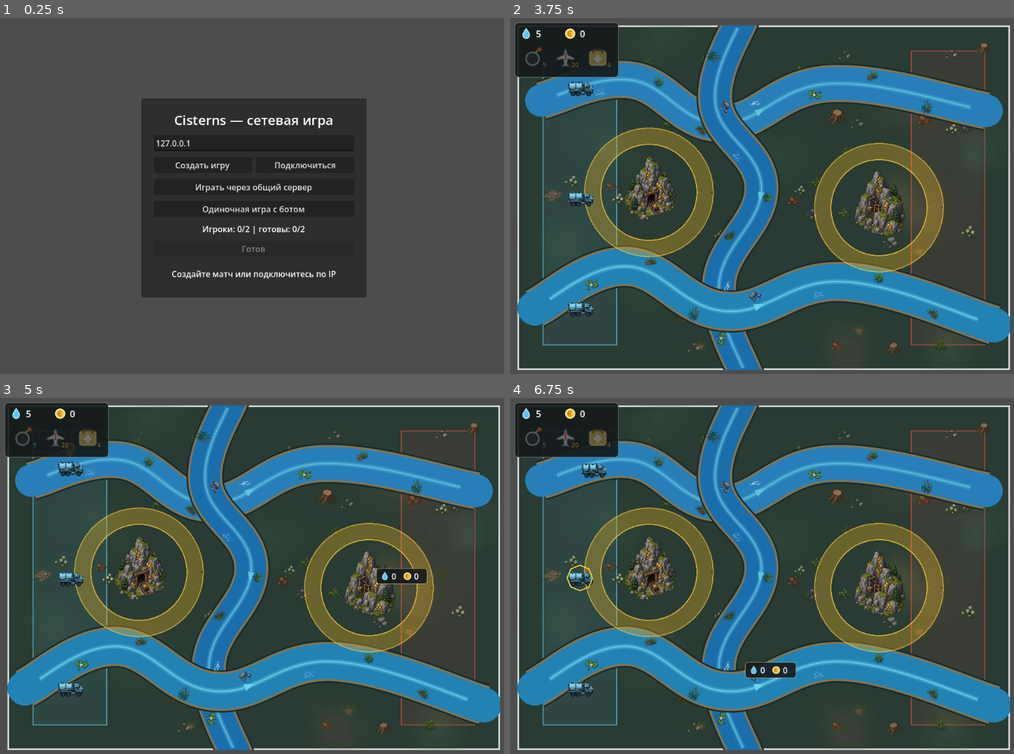
Above: before the commit, frames 1-4 (two rows, left to right).
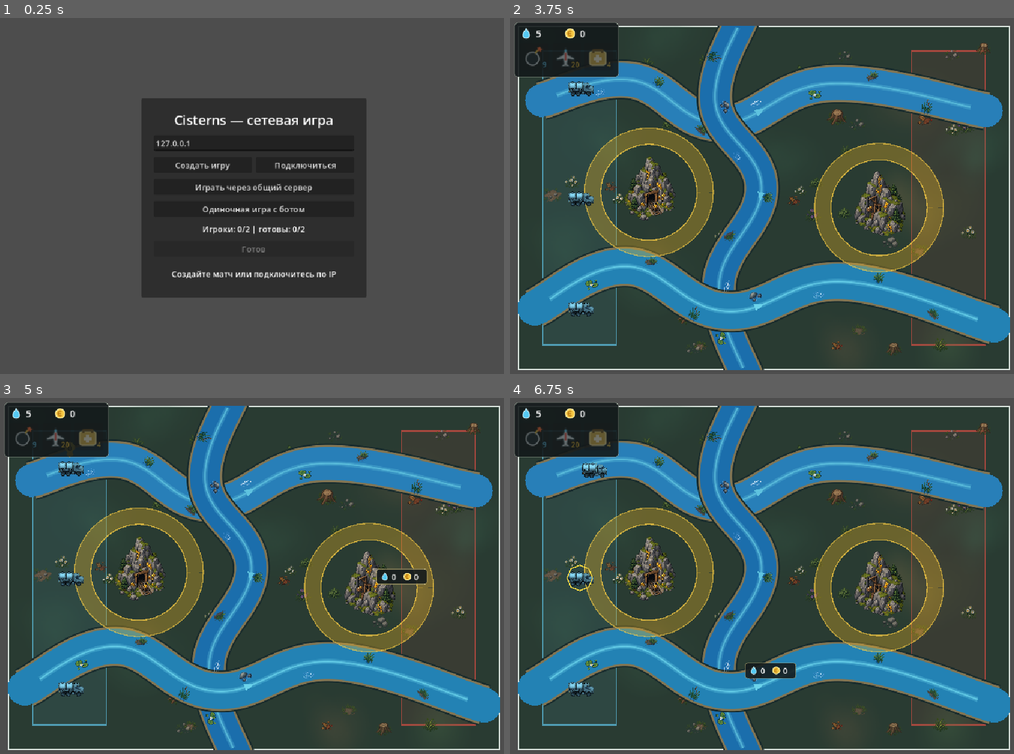
Above: after the commit, the same moments.

Repository: kisorimaD/cisterns
Game: Godot game, scene res://scenes/bootstrap/bootstrap.tscn
Two runs of this game, one before a commit and one after it. Both use one fixed random seed, a clock stepped at 60 frames per second and the inputs below.
Inputs (mouse positions are in pixels of both pictures, inside the frame that each line leads up to):
- Up to frame 1 (0.25 s): no input
- Up to frame 2 (3.75 s): click "Играть через общий сервер" at 0.5 s; click "Играть через общий сервер" at 1.25 s; click "Создать игру" at 2 s; click "Подключиться" at 2.75 s; click "Одиночная игра с ботом" at 3.5 s
- Up to frame 3 (5 s): tap Enter at 4.25, 4.35 s; move the mouse to (367, 558) at 4.27 s; click (367, 558) at 4.42 s
- Up to frame 4 (6.75 s): tap Space at 5 s; move the mouse to (661, 597) at 5.02 s; tap Keypad Enter at 5.1 s; click (661, 597) at 5.17 s; tap Enter at 5.75 s; move the mouse to (817, 494) at 5.77 s; tap 1 at 5.85 s; click (817, 494) at 5.92 s; move the mouse to (736, 654) at 6.52 s; tap 2 at 6.6 s; click (736, 654) at 6.67 s

The runs differ from the first frame. In frame 1, 1.3% of the frame differs, in the area x 31-67%, y 27-74%; in frame 2, 4.5%; in frame 3, 4.6%; in frame 4, 4.7%, in the area x 0-100%, y 1-99%.

Commit message:
Release version 0.2.0

Diff:
--- a/project.godot
+++ b/project.godot
@@ -15,6 +15,7 @@
 [application]
 
 config/name="Cisterns"
+config/version="0.2.0"
 run/main_scene="res://scenes/bootstrap/bootstrap.tscn"
 config/features=PackedStringArray("4.7", "GL Compatibility")
 config/icon="res://icon.svg"
@@ -27,8 +28,10 @@
 
 window/size/viewport_width=1024
 window/size/viewport_height=736
-window/size/window_width_override=1024
-window/size/window_height_override=736
+window/size/mode=3
+window/size/window_width_override=2048
+window/size/window_height_override=1472
+window/stretch/mode="canvas_items"
 
 [editor_plugins]
 
--- a/scenes/game/game.tscn
+++ b/scenes/game/game.tscn
@@ -77,6 +77,7 @@
 [connection signal="tick_advanced" from="Simulation/ClientMatchState" to="World/WorldPresenter" method="on_tick_advanced"]
 [connection signal="tick_advanced" from="Simulation/ClientMatchState" to="UI/HUD" method="on_tick_advanced"]
 [connection signal="unit_gathering_changed" from="Simulation/ClientMatchState" to="World/WorldPresenter" method="on_unit_gathering_changed"]
+[connection signal="unit_destroyed" from="Simulation/ClientMatchState" to="World/WorldPresenter" method="on_unit_destroyed"]
 [connection signal="unit_moved" from="Simulation/ClientMatchState" to="World/WorldPresenter" method="on_unit_moved"]
 [connection signal="unit_removed" from="Simulation/ClientMatchState" to="World/WorldPresenter" method="on_unit_removed"]
 [connection signal="unit_removed" from="Simulation/ClientMatchState" to="Controllers/HumanController" method="on_unit_removed"]
--- a/scripts/network/client_match_state.gd
+++ b/scripts/network/client_match_state.gd
@@ -5,6 +5,7 @@
 signal unit_spawned(unit_id: int, owner_id: int, position: Vector2)
 signal unit_moved(unit_id: int, from: Vector2, to: Vector2, duration_seconds: float)
 signal unit_removed(unit_id: int)
+signal unit_destroyed(unit_id: int, owner_id: int, position: Vector2)
 signal unit_gathering_changed(unit_id: int, resource_type: int)
 signal resources_changed(player_id: int, water: int, gold: int)
 signal strike_scheduled(strike_id: int)
@@ -30,6 +31,7 @@
 var match_finished := false
 var winner_player_id := -1
 var metrics: Dictionary = {}
+var _destroyed_unit_ids: Dictionary[int, bool] = {}
 
 @onready var _network_session: NetworkSessionService = get_node("/root/NetworkSession")
 
@@ -103,6 +105,14 @@
 	return units.get(unit_id, {}).get("upstream_count", -1)
 
 
+func is_unit_detected(unit_id: int) -> bool:
+	return units.get(unit_id, {}).get("detected_by_enemy", false)
+
+
+func is_unit_threatened_by_airstrike(unit_id: int) -> bool:
+	return units.get(unit_id, {}).get("airstrike_threatened", false)
+
+
 func get_strike(strike_id: int) -> Dictionary:
 	return strikes.get(strike_id, {})
 
@@ -126,6 +136,24 @@
 	)
 
 
+func apply_unit_destroyed(record: Dictionary) -> void:
+	if record.get("match_id", -1) != _network_session.current_match_id:
+		return
+	var unit_id: int = record.get("id", -1)
+	if unit_id < 0 or _destroyed_unit_ids.has(unit_id):
+		return
+	_destroyed_unit_ids[unit_id] = true
+	var was_present := units.has(unit_id)
+	units.erase(unit_id)
+	unit_destroyed.emit(
+		unit_id,
+		record.get("owner_id", -1),
+		record.get("position", Vector2.ZERO)
+	)
+	if was_present:
+		unit_removed.emit(unit_id)
+
+
 func _apply_units(records: Array) -> void:
 	var next_units: Dictionary[int, Dictionary] = {}
 	for value: Variant in records:
@@ -133,7 +161,7 @@
 			continue
 		var record: Dictionary = value
 		var unit_id: int = record.get("id", -1)
-		if unit_id < 0:
+		if unit_id < 0 or _destroyed_unit_ids.has(unit_id):
 			continue
 		next_units[unit_id] = record.duplicate(true)
 		if not units.has(unit_id):
--- a/scripts/network/network_match.gd
+++ b/scripts/network/network_match.gd
@@ -20,6 +20,7 @@
 	_game_state.command_rejected.connect(_on_server_command_rejected)
 	_game_state.match_ended.connect(_on_server_match_ended)
 	_game_state.strike_detonated.connect(_on_server_strike_detonated)
+	_game_state.unit_destroyed.connect(_on_server_unit_destroyed)
 	_network_session.peer_left.connect(_on_peer_left)
 	if _network_session.is_solo_game():
 		var bot_controller := BotController.new()
@@ -105,6 +106,11 @@
 @rpc("authority", "call_remote", "reliable", 1)
 func receive_strike_impact(record: Dictionary) -> void:
 	_client_state.apply_strike_impact(record)
+
+
+@rpc("authority", "call_remote", "reliable", 1)
+func receive_unit_destroyed(record: Dictionary) -> void:
+	_client_state.apply_unit_destroyed(record)
 
 
 func _receive_command(peer_id: int, payload: Dictionary, solo_player_id: int = -1) -> void:
@@ -233,6 +239,23 @@
 			receive_strike_impact.rpc_id(peer_id, record)
 
 
+func _on_server_unit_destroyed(unit_id: int, position: Vector2) -> void:
+	if not multiplayer.is_server():
+		return
+	var unit: UnitState = _game_state.units.get(unit_id)
+	var record := {
+		"match_id": _network_session.current_match_id,
+		"id": unit_id,
+		"owner_id": unit.owner_id if unit != null else -1,
+		"position": position,
+	}
+	for peer_id: int in _network_session.connected_peer_ids():
+		if peer_id == 1:
+			_client_state.apply_unit_destroyed(record)
+		else:
+			receive_unit_destroyed.rpc_id(peer_id, record)
+
+
 func _on_peer_left(peer_id: int) -> void:
 	if multiplayer.is_server() and _game_state.simulation_running:
 		var remaining_player_id := -1
--- a/scripts/network/network_protocol.gd
+++ b/scripts/network/network_protocol.gd
@@ -1,7 +1,7 @@
 class_name NetworkProtocol
 extends RefCounted
 
-const VERSION := 2
+const VERSION := 3
 const MAXIMUM_COMMAND_TARGETS := 8
 
 
--- a/scripts/network/state_projector.gd
+++ b/scripts/network/state_projector.gd
@@ -29,6 +29,8 @@
 			"water_income": income.water_income if unit.owner_id == player_id else 0,
 			"gold_income": income.gold_income if unit.owner_id == player_id else 0,
 			"upstream_count": upstream_count,
+			"detected_by_enemy": game_state.is_unit_detected_by_enemy(unit.id),
+			"airstrike_threatened": game_state.is_unit_threatened_by_airstrike(unit.id),
 		})
 
 	var strike_records: Array[Dictionary] = []
--- /dev/null
+++ b/scripts/presentation/explosion_view.gd
@@ -0,0 +1,54 @@
+class_name ExplosionView
+extends Node2D
+
+const DURATION := 0.8
+const PIXEL := 4.0
+const DIRECTIONS: Array[Vector2] = [
+	Vector2(1, 0),
+	Vector2(0.707, 0.707),
+	Vector2(0, 1),
+	Vector2(-0.707, 0.707),
+	Vector2(-1, 0),
+	Vector2(-0.707, -0.707),
+	Vector2(0, -1),
+	Vector2(0.707, -0.707),
+]
+
+var _elapsed := 0.0
+
+
+func _ready() -> void:
+	z_index = 40
+	queue_redraw()
+
+
+func _process(delta: float) -> void:
+	_elapsed += delta
+	if _elapsed >= DURATION:
+		queue_free()
+		return
+	queue_redraw()
+
+
+func _draw() -> void:
+	var progress: float = clampf(_elapsed / DURATION, 0.0, 1.0)
+	var burst_progress: float = minf(progress / 0.58, 1.0)
+	var fade: float = 1.0 - smoothstep(0.55, 1.0, progress)
+	var core_size: float = roundf(lerpf(9.0, 3.0, progress)) * PIXEL
+	_draw_pixel_square(Vector2.ZERO, core_size, Color(1.0, 0.93, 0.48, fade))
+	_draw_pixel_square(Vector2(-8, -8), core_size * 0.62, Color(1.0, 0.35, 0.05, fade))
+	_draw_pixel_square(Vector2(9, 7), core_size * 0.55, Color(1.0, 0.58, 0.08, fade))
+	for index: int in DIRECTIONS.size():
+		var direction: Vector2 = DIRECTIONS[index]
+		var distance: float = roundf(lerpf(8.0, 42.0 + float(index % 3) * 4.0, burst_progress))
+		var spark_size: float = PIXEL * (2.0 if index % 2 == 0 else 1.0)
+		var spark_color := Color(1.0, 0.72, 0.12, fade)
+		if progress > 0.55:
+			spark_color = Color(0.22, 0.18, 0.15, fade * 0.8)
+		_draw_pixel_square(direction * distance, spark_size, spark_color)
+
+
+func _draw_pixel_square(center: Vector2, size: float, color: Color) -> void:
+	var snapped_center := Vector2(roundf(center.x / PIXEL), roundf(center.y / PIXEL)) * PIXEL
+	var snapped_size: float = maxf(PIXEL, roundf(size / PIXEL) * PIXEL)
+	draw_rect(Rect2(snapped_center - Vector2.ONE * snapped_size * 0.5, Vector2.ONE * snapped_size), color)
--- a/scripts/presentation/hud.gd
+++ b/scripts/presentation/hud.gd
@@ -16,11 +16,17 @@
 @onready var _repair_price: Label = %RepairPrice
 @onready var _status_label: Label = %StatusLabel
 @onready var _network_session: NetworkSessionService = get_node("/root/NetworkSession")
+@onready var _network_match: NetworkMatch = %NetworkMatch
 
 var _perspective_player_id := -1
+var _match_overlay: ColorRect
+var _result_title: Label
+var _result_detail: Label
+var _repeat_button: Button
 
 
 func _ready() -> void:
+	_create_match_result_overlay()
 	_perspective_player_id = _network_session.local_player_id
 	_bomb_button.pressed.connect(bomb_requested.emit)
 	_missile_button.pressed.connect(missile_requested.emit)
@@ -153,20 +159,99 @@
 func _refresh_match_result() -> void:
 	if not _client_state.match_finished:
 		return
+	if _match_overlay.visible:
+		return
 	var metrics: Dictionary = _client_state.get_match_metrics()
 	var result_text: String
 	if _client_state.winner_player_id == -1:
-		result_text = "Ничья"
+		result_text = "НИЧЬЯ"
 	elif _client_state.winner_player_id == _perspective_player_id:
-		result_text = "Победа!"
+		result_text = "ПОБЕДА"
 	else:
-		result_text = "Поражение"
-	_show_status("%s · %.1f с · Enter — реванш · Esc — меню" % [
-		result_text,
-		metrics.get("elapsed_seconds", 0.0),
-	])
+		result_text = "ПОРАЖЕНИЕ"
+	_result_title.text = result_text
+	_result_detail.text = "Матч длился %.1f с" % metrics.get("elapsed_seconds", 0.0)
+	_repeat_button.disabled = false
+	_match_overlay.visible = true
+	_show_status("")
 
 
 func _show_status(message: String) -> void:
 	_status_label.text = message
 	_status_label.visible = not message.is_empty()
+
+
+func _create_match_result_overlay() -> void:
+	_match_overlay = ColorRect.new()
+	_match_overlay.name = "MatchResultOverlay"
+	_match_overlay.set_anchors_and_offsets_preset(Control.PRESET_FULL_RECT)
+	_match_overlay.color = Color(0.015, 0.025, 0.03, 0.62)
+	_match_overlay.mouse_filter = Control.MOUSE_FILTER_STOP
+	_match_overlay.visible = false
+	get_parent().add_child.call_deferred(_match_overlay)
+
+	var center := CenterContainer.new()
+	center.set_anchors_and_offsets_preset(Control.PRESET_FULL_RECT)
+	_match_overlay.add_child(center)
+
+	var panel := PanelContainer.new()
+	panel.custom_minimum_size = Vector2(430.0, 220.0)
+	var panel_style := StyleBoxFlat.new()
+	panel_style.bg_color = Color(0.055, 0.075, 0.08, 0.94)
+	panel_style.border_color = Color(0.76, 0.69, 0.37, 0.9)
+	panel_style.set_border_width_all(2)
+	panel_style.set_corner_radius_all(10)
+	panel.add_theme_stylebox_override("panel", panel_style)
+	center.add_child(panel)
+
+	var margin := MarginContainer.new()
+	margin.add_theme_constant_override("margin_left", 30)
+	margin.add_theme_constant_override("margin_top", 24)
+	margin.add_theme_constant_override("margin_right", 30)
+	margin.add_theme_constant_override("margin_bottom", 24)
+	panel.add_child(margin)
+
+	var content := VBoxContainer.new()
+	content.add_theme_constant_override("separation", 15)
+	margin.add_child(content)
+
+	_result_title = Label.new()
+	_result_title.horizontal_alignment = HORIZONTAL_ALIGNMENT_CENTER
+	_result_title.add_theme_font_size_override("font_size", 32)
+	_result_title.add_theme_color_override("font_color", Color("#f5d86b"))
+	content.add_child(_result_title)
+
+	_result_detail = Label.new()
+	_result_detail.horizontal_alignment = HORIZONTAL_ALIGNMENT_CENTER
+	_result_detail.add_theme_font_size_override("font_size", 16)
+	_result_detail.add_theme_color_override("font_color", Color("#d8ddd7"))
+	content.add_child(_result_detail)
+
+	var buttons := HBoxContainer.new()
+	buttons.alignment = BoxContainer.ALIGNMENT_CENTER
+	buttons.add_theme_constant_override("separation", 12)
+	content.add_child(buttons)
+
+	_repeat_button = Button.new()
+	_repeat_button.text = "Повторить"
+	_repeat_button.custom_minimum_size = Vector2(150.0, 48.0)
+	_repeat_button.add_theme_font_size_override("font_size", 17)
+	_repeat_button.pressed.connect(_on_repeat_pressed)
+	buttons.add_child(_repeat_button)
+
+	var exit_button := Button.new()
+	exit_button.text = "Выйти из игры"
+	exit_button.custom_minimum_size = Vector2(170.0, 48.0)
+	exit_button.add_theme_font_size_override("font_size", 17)
+	exit_button.pressed.connect(_on_exit_pressed)
+	buttons.add_child(exit_button)
+
+
+func _on_repeat_pressed() -> void:
+	_repeat_button.disabled = true
+	_result_detail.text = "Ожидание второго игрока…"
+	_network_match.request_rematch()
+
+
+func _on_exit_pressed() -> void:
+	get_tree().quit()
--- a/scripts/presentation/unit_view.gd
+++ b/scripts/presentation/unit_view.gd
@@ -11,6 +11,15 @@
 const UPSTREAM_BADGE_COLOR := Color("#f4cf3f")
 const UPSTREAM_TEXT_COLOR := Color("#111111")
 const UPSTREAM_FONT_SIZE := 14
+const DETECTED_BADGE_COLOR := Color("#b9c2c9")
+const THREAT_BADGE_COLOR := Color("#e8453c")
+const BADGE_SYMBOL_COLOR := Color("#17191b")
+
+enum DangerState {
+	NONE,
+	DETECTED,
+	AIRSTRIKE,
+}
 
 @export var unit_id := -1
 @export var map_position := Vector2.ZERO
@@ -26,6 +35,8 @@
 var _upstream_count := 0
 var _upstream_badge_visible := false
 var _facing_angle := 0.0
+var _is_gathering := false
+var _danger_state: DangerState = DangerState.NONE
 
 
 func _ready() -> void:
@@ -58,7 +69,21 @@
 
 
 func set_gathering(is_gathering: bool) -> void:
-	$GatheringIndicator.visible = is_gathering
+	_is_gathering = is_gathering
+	_update_gathering_indicator()
+
+
+func set_danger_state(is_detected: bool, is_airstrike_threatened: bool) -> void:
+	var next_state := DangerState.NONE
+	if is_airstrike_threatened:
+		next_state = DangerState.AIRSTRIKE
+	elif is_detected:
+		next_state = DangerState.DETECTED
+	if _danger_state == next_state:
+		return
+	_danger_state = next_state
+	_update_gathering_indicator()
+	queue_redraw()
 
 
 func set_upstream_count(count: int, is_visible: bool) -> void:
@@ -70,7 +95,11 @@
 
 
 func _draw() -> void:
-	if _upstream_badge_visible:
+	if _danger_state == DangerState.AIRSTRIKE:
+		_draw_airstrike_badge()
+	elif _danger_state == DangerState.DETECTED:
+		_draw_detected_badge()
+	elif _upstream_badge_visible:
 		_draw_upstream_badge()
 
 
@@ -129,5 +158,30 @@
 	)
 
 
+func _draw_detected_badge() -> void:
+	draw_circle(UPSTREAM_BADGE_POSITION, UPSTREAM_BADGE_RADIUS + 1.0, DETECTED_BADGE_COLOR)
+	var center := UPSTREAM_BADGE_POSITION
+	var eye_pixels := PackedVector2Array([
+		Vector2(-6, -2), Vector2(-4, -4), Vector2(-2, -4), Vector2(0, -4),
+		Vector2(2, -4), Vector2(4, -4), Vector2(6, -2), Vector2(-6, 0),
+		Vector2(6, 0), Vector2(-4, 2), Vector2(-2, 4), Vector2(0, 4),
+		Vector2(2, 4), Vector2(4, 2), Vector2(0, -2), Vector2(0, 0),
+		Vector2(0, 2),
+	])
+	for pixel: Vector2 in eye_pixels:
+		draw_rect(Rect2(center + pixel - Vector2.ONE, Vector2(2, 2)), BADGE_SYMBOL_COLOR)
+
+
+func _draw_airstrike_badge() -> void:
+	draw_circle(UPSTREAM_BADGE_POSITION, UPSTREAM_BADGE_RADIUS + 1.0, THREAT_BADGE_COLOR)
+	var center := UPSTREAM_BADGE_POSITION
+	draw_rect(Rect2(center + Vector2(-2, -7), Vector2(4, 9)), BADGE_SYMBOL_COLOR)
+	draw_rect(Rect2(center + Vector2(-2, 5), Vector2(4, 4)), BADGE_SYMBOL_COLOR)
+
+
+func _update_gathering_indicator() -> void:
+	$GatheringIndicator.visible = _is_gathering and _danger_state == DangerState.NONE
+
+
 func _update_world_position() -> void:
 	position = map_position
--- a/scripts/presentation/world_presenter.gd
+++ b/scripts/presentation/world_presenter.gd
@@ -4,6 +4,7 @@
 const STRIKE_VIEW_SCENE := preload("res://scenes/combat/strike_view.tscn")
 const REVEAL_ZONE_VIEW_SCENE := preload("res://scenes/combat/reveal_zone_view.tscn")
 const UNIT_VIEW_SCENE := preload("res://scenes/units/unit_view.tscn")
+const EXPLOSION_VIEW_SCRIPT := preload("res://scripts/presentation/explosion_view.gd")
 const TEAM_COLORS: Array[Color] = [Color("#67d5ff"), Color("#ef4f45")]
 
 @onready var _client_state: ClientMatchState = %ClientMatchState
@@ -150,6 +151,17 @@
 	if view != null:
 		view.queue_free()
 		_views_by_unit_id.erase(unit_id)
+	_refresh_upstream_indicators()
+
+
+func on_unit_destroyed(unit_id: int, _owner_id: int, map_position: Vector2) -> void:
+	var view: UnitView = _views_by_unit_id.get(unit_id)
+	if view != null:
+		view.queue_free()
+		_views_by_unit_id.erase(unit_id)
+	var explosion: Node2D = EXPLOSION_VIEW_SCRIPT.new()
+	explosion.position = map_position
+	_effects.add_child(explosion)
 	_refresh_upstream_indicators()
 
 
@@ -205,6 +217,10 @@
 		var view: UnitView = _views_by_unit_id[unit_id]
 		var upstream_count: int = _client_state.get_upstream_count(unit_id)
 		view.set_upstream_count(maxi(0, upstream_count), upstream_count >= 0)
+		view.set_danger_state(
+			_client_state.is_unit_detected(unit_id),
+			_client_state.is_unit_threatened_by_airstrike(unit_id)
+		)
 
 
 func on_tick_advanced(_tick: int) -> void:
--- a/scripts/simulation/game_rules.gd
+++ b/scripts/simulation/game_rules.gd
@@ -12,7 +12,7 @@
 @export var event_log_capacity := 12
 
 @export_category("Network")
-@export var network_content_version := 4
+@export var network_content_version := 5
 @export var network_port := 6026
 @export var network_max_clients := 1
 @export var network_dedicated_max_clients := 2
--- a/scripts/simulation/game_state.gd
+++ b/scripts/simulation/game_state.gd
@@ -155,6 +155,34 @@
 	return reveal_zones.get(zone_id)
 
 
+func is_unit_detected_by_enemy(unit_id: int) -> bool:
+	var unit: UnitState = units.get(unit_id)
+	if unit == null or not unit.alive:
+		return false
+	for zone: RevealZoneState in reveal_zones.values():
+		if (
+			zone.source_strike_type == StrikeState.Type.BOMB
+			and zone.owner_id != unit.owner_id
+			and zone.center.distance_to(unit.position) <= zone.radius
+		):
+			return true
+	return false
+
+
+func is_unit_threatened_by_airstrike(unit_id: int) -> bool:
+	var unit: UnitState = units.get(unit_id)
+	if unit == null or not unit.alive:
+		return false
+	for strike: StrikeState in strikes.values():
+		if (
+			strike.type == StrikeState.Type.MISSILE
+			and strike.impact_tick > current_tick
+			and strike.target.distance_to(unit.position) <= strike.damage_radius
+		):
+			return true
+	return false
+
+
 func get_next_replacement_cost(player_id: int) -> int:
 	var player: PlayerState = players.get(player_id)
 	if player == null:
@@ -563,7 +591,8 @@
 		strike.owner_id,
 		strike.target,
 		strike.reveal_radius,
-		strike.impact_tick + _get_reveal_duration_ticks(strike)
+		strike.impact_tick + _get_reveal_duration_ticks(strike),
+		strike.type
 	)
 	reveal_zones[zone.id] = zone
 	_next_reveal_zone_id += 1
--- a/scripts/simulation/reveal_zone_state.gd
+++ b/scripts/simulation/reveal_zone_state.gd
@@ -6,6 +6,7 @@
 var center: Vector2
 var radius: float
 var expires_at_tick: int
+var source_strike_type: StrikeState.Type
 
 
 func _init(
@@ -13,10 +14,12 @@
 		zone_owner_id: int,
 		zone_center: Vector2,
 		zone_radius: float,
-		zone_expires_at_tick: int
+		zone_expires_at_tick: int,
+		zone_source_strike_type: StrikeState.Type
 ) -> void:
 	id = zone_id
 	owner_id = zone_owner_id
 	center = zone_center
 	radius = zone_radius
 	expires_at_tick = zone_expires_at_tick
+	source_strike_type = zone_source_strike_type
--- a/tests/network/network_contract_test.gd
+++ b/tests/network/network_contract_test.gd
@@ -97,6 +97,8 @@
 		ProjectSettings.get_setting("autoload/NetworkSession")
 		== "*res://scripts/network/network_session.gd"
 	)
+	assert(ProjectSettings.get_setting("display/window/size/mode") == 3)
+	assert(ProjectSettings.get_setting("display/window/stretch/mode") == "canvas_items")
 	var rules := load("res://resources/default_game_rules.tres") as GameRules
 	assert(rules != null)
 	assert(rules.player_initial_positions.size() == rules.maximum_active_units)
--- a/tests/ui/presentation_scene_test.gd
+++ b/tests/ui/presentation_scene_test.gd
@@ -19,6 +19,8 @@
 	assert(hud.get_node_or_null("%RepairButton") != null)
 	assert(hud.get_node_or_null("%RepairButton").disabled)
 	assert(hud.get_node_or_null("%DebugLabel") == null)
+	assert(game.get_node_or_null("UI/MatchResultOverlay") != null)
+	assert(not game.get_node("UI/MatchResultOverlay").visible)
 	assert(game.get_node("World/Map").clip_children == CanvasItem.CLIP_CHILDREN_AND_DRAW)
 	assert(game.get_node("World/UnitViews").z_index > game.get_node("World/Map").z_index)
 	print("Presentation scene checks passed")
Not shown, added: scripts/presentation/explosion_view.gd.uid
